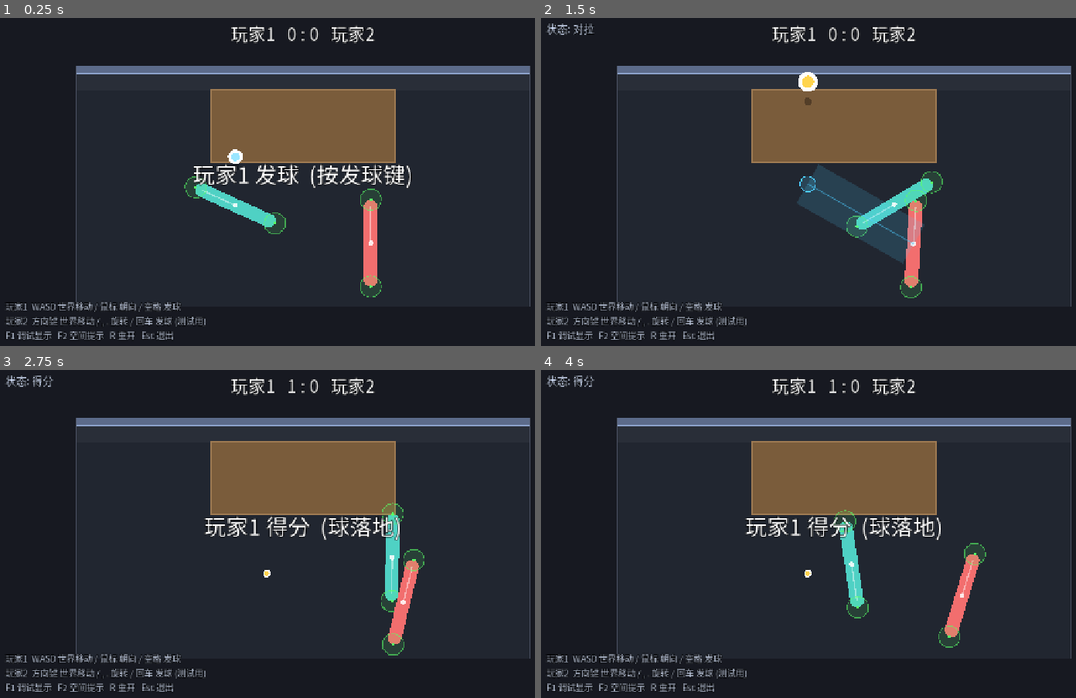
Above: before the commit, frames 1-4 (two rows, left to right).
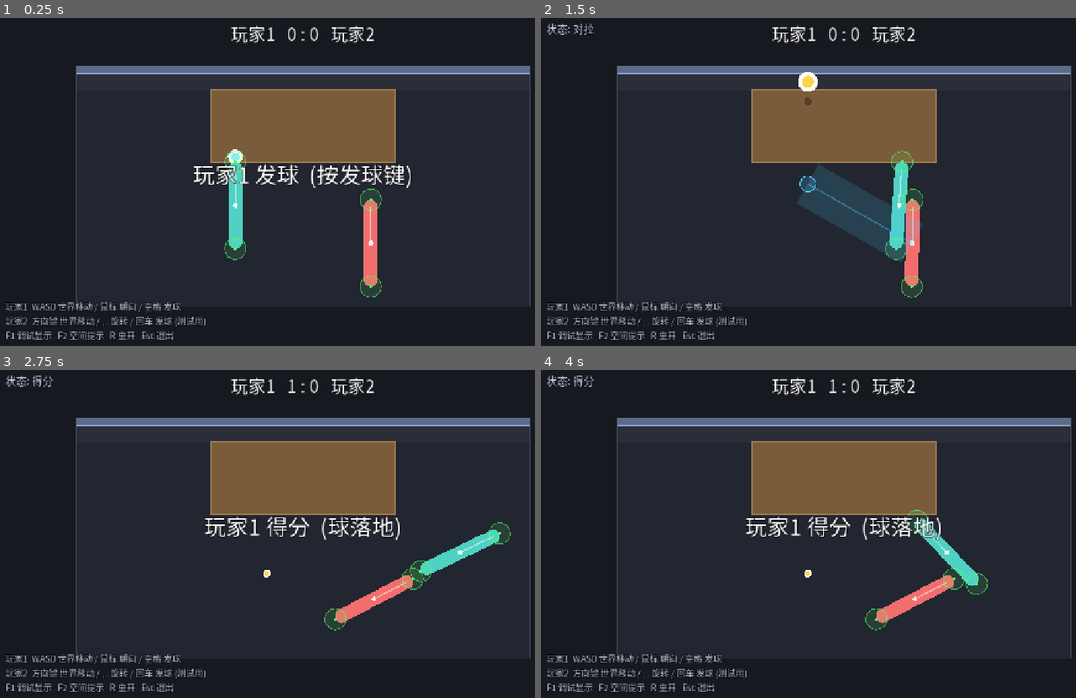
Above: after the commit, the same moments.

Repository: shuperidou/BMA-Arena
Game: Godot game, scene res://scenes/Main.tscn
Same seed, same stepped clock (60 frames per second), same inputs: the game is played once before the commit and once after it.
Inputs (mouse positions are in pixels of both pictures, inside the frame that each line leads up to):
- Up to frame 1 (0.25 s): no input
- Up to frame 2 (1.5 s): tap Enter at 0.5, 0.6 s; move the mouse to (979, 168) at 0.52 s; hold D 0.53-1.25 s; click (979, 168) at 0.67 s; tap Space at 0.77 s; drag from (722, 204) to (813, 254) at 1.27 s
- Up to frame 3 (2.75 s): move the mouse to (363, 461) at 2.02 s; hold D from 2.03 s (still down); tap Enter at 2.1 s; click (363, 461) at 2.17 s
- Up to frame 4 (4 s): release D at 2.75 s; drag from (813, 606) to (658, 484) at 2.77 s; move the mouse to (1027, 589) at 3.52 s; hold A from 3.53 s (still down); tap Enter at 3.6 s; click (1027, 589) at 3.67 s; tap Space at 3.77 s

The runs differ from the first frame. In frame 1, 1.5% of the frame differs, in the area x 34-54%, y 40-74%; in frame 2, 1.7%; in frame 3, 3.1%; in frame 4, 3.4%, in the area x 54-84%, y 42-85%.

Commit message:
control: remove auto-face-ball; orientation is fully manual (press-relative drag offset, holds on release)

Diff:
--- a/scripts/autoload/game_config.gd
+++ b/scripts/autoload/game_config.gd
@@ -33,14 +33,14 @@
 var move_accel: float = 3200.0         ## 速度变化最大加速度 (惯性/手感)
 
 # 旋转：鼠标给"目标角度"，角色带惯性逐渐追踪 (设计: 独立于移动)
-var max_angular_velocity: float = 80.0   ## rad/s 最大角速度
-var rotation_acceleration: float = 300.0 ## rad/s^2 角速度变化上限 (旋转惯性)
+var max_angular_velocity: float = 8.0   ## rad/s 最大角速度
+var rotation_acceleration: float = 30.0 ## rad/s^2 角速度变化上限 (旋转惯性)
 var rotation_response: float = 6.0      ## 角度误差 -> 目标角速度的响应增益
 var rotation_damping: float = 6.0       ## 无有效目标时的角速度衰减 (rad/s^2)
 
-# 鼠标左右拖动 = 相对"朝球方向"的角度偏移 (屏幕像素 -> 弧度)
-#   不拖 = 朝球；右拖 = 顺时针；左拖 = 逆时针；距离决定偏移大小；松开 = 回正。
-#   只用 mouse_drag.x；没有方向投影、没有角度累计。
+# 鼠标左右拖动 = 相对"按下鼠标时朝向"的角度偏移 (屏幕像素 -> 弧度)
+#   无任何自动朝球/自动校准；按住时基准=按下瞬间朝向；右拖=顺时针，左拖=逆时针；
+#   松开保持当前朝向。只用 mouse_drag.x；没有方向投影、没有角度累计。
 var aim_mouse_button: int = MOUSE_BUTTON_LEFT
 var mouse_rotation_sensitivity: float = 0.006  ## 每屏幕像素对应的弧度
 var max_mouse_angle_offset: float = 2.6        ## 角度偏移上限 (弧度)
--- a/scripts/player/input_scheme.gd
+++ b/scripts/player/input_scheme.gd
@@ -4,13 +4,13 @@
 ##
 ## 基础控制模型 (玩家1)：
 ##   移动 = 世界坐标 (WASD 永远对应屏幕上/下/左/右，与朝向无关)
-##   朝向 = 默认朝球；按住鼠标后，鼠标相对锚点的"水平"拖动直接产生角度偏移。
+##   朝向 = 纯手动。按住鼠标后，鼠标相对锚点的"水平"拖动产生角度偏移。
 ##
-## 朝向公式：
-##   ball_angle   = angle(球XY - 角色位置)
-##   angle_offset = clamp(水平拖动像素 * sensitivity, -max, +max)   (死区内为 0)
-##   target_rot   = ball_angle + angle_offset
-## 右拖 = 顺时针，左拖 = 逆时针 (固定映射，不随球/角色位置变化)。松开 -> offset=0。
+## 朝向公式 (无自动朝球)：
+##   base         = 按下鼠标瞬间的朝向
+##   angle_offset = clamp((水平拖动像素-死区) * sensitivity, -max, +max)  (死区内 0)
+##   target_rot   = base + angle_offset     (松开后保持)
+## 右拖 = 顺时针，左拖 = 逆时针 (固定映射，不随球/角色位置变化)。
 
 enum AimMode { MOUSE, KEYBOARD, NONE }
 
--- a/scripts/player/player_controller.gd
+++ b/scripts/player/player_controller.gd
@@ -17,10 +17,12 @@
 
 var hit_points: Array[HitPoint] = []
 var debug_aim_override: float = NAN  ## 测试用：非 NAN 时覆盖目标角度
-var debug_ball_angle: float = 0.0     ## 朝球方向 (目标角基准)
-var debug_angle_offset: float = 0.0   ## 鼠标拖动产生的角度偏移
+var debug_angle_offset: float = 0.0   ## 鼠标拖动产生的角度偏移 (相对按下基准)
 var debug_target_rotation: float = 0.0
 var debug_has_aim: bool = false
+var _aim_angle: float = 0.0           ## 持久目标朝向 (纯手动，无自动校准)
+var _aim_base: float = 0.0            ## 按下鼠标瞬间的基准朝向
+var _was_dragging: bool = false
 var _last_touch_time: float = -10.0
 var _body_color: Color = Color(0.31, 0.82, 0.77)
 
@@ -55,6 +57,7 @@
 		add_child(hp)
 		hit_points.append(hp)
 
+	_aim_angle = rotation
 	queue_redraw()
 
 func _integrate_forces(state: PhysicsDirectBodyState2D) -> void:
@@ -93,30 +96,29 @@
 	var accel: float = GameConfig.rotation_acceleration * step
 	if input_scheme.aim_mode == InputScheme.AimMode.MOUSE:
 		input_scheme.update_mouse(self)
-		var origin: Vector2 = state.transform.origin
 		var target: float
 		if not is_nan(debug_aim_override):
 			# 测试用：直接给目标角度
 			target = debug_aim_override
-			debug_ball_angle = target
+			_aim_angle = target
 			debug_angle_offset = 0.0
 			debug_has_aim = true
 		else:
-			# 基准 = 朝球 (只用球的 XY 投影，忽略高度 Z)
-			var ball_xy: Vector2 = ball.global_position if ball != null else origin + Vector2(0.0, -100.0)
-			var ball_dir: Vector2 = ball_xy - origin
-			var ball_angle: float = ball_dir.angle() if ball_dir.length() > 1.0 else state.transform.get_rotation()
-			# 鼠标水平拖动 -> 角度偏移 (不累积；死区内为 0)
+			# 纯手动朝向：按下瞬间的朝向为基准 + 鼠标水平拖动偏移；松开保持。
+			var dragging: bool = input_scheme.is_dragging()
+			if dragging and not _was_dragging:
+				_aim_base = _aim_angle
 			var angle_offset: float = 0.0
-			if input_scheme.is_dragging():
+			if dragging:
 				var dx: float = input_scheme.mouse_drag_screen_x(self)
 				var dead: float = GameConfig.mouse_drag_deadzone
 				if absf(dx) > dead:
 					var eff: float = dx - signf(dx) * dead  # 死区外平滑，无跳变
 					angle_offset = clampf(eff * GameConfig.mouse_rotation_sensitivity,
 						-GameConfig.max_mouse_angle_offset, GameConfig.max_mouse_angle_offset)
-			target = ball_angle + angle_offset
-			debug_ball_angle = ball_angle
+				_aim_angle = _aim_base + angle_offset
+			_was_dragging = dragging
+			target = _aim_angle
 			debug_angle_offset = angle_offset
 			debug_has_aim = true
 		debug_target_rotation = target
--- a/scripts/ui/debug_layer.gd
+++ b/scripts/ui/debug_layer.gd
@@ -77,11 +77,9 @@
 	var o: Vector2 = p1.global_position
 	var ball_xy: Vector2 = match_ref.ball.global_position
 	var length := 110.0
-	# 球的 XY 投影
+	# 球的 XY 投影 (仅参考)
 	draw_circle(ball_xy, 3.0, Color(1.0, 0.45, 0.9))
-	# 朝球方向线 (青)
-	draw_line(o, o + Vector2.RIGHT.rotated(p1.debug_ball_angle) * length, Color(0.3, 0.9, 1.0, 0.8), 2.0)
-	# 最终目标方向线 (品红)
+	# 目标方向线 (品红) —— 纯手动
 	draw_line(o, o + Vector2.RIGHT.rotated(p1.debug_target_rotation) * length, Color(1.0, 0.35, 0.85, 0.9), 2.0)
 	# 角色当前朝向 (绿)
 	draw_line(o, o + Vector2.RIGHT.rotated(p1.rotation) * length, Color(0.4, 1.0, 0.4, 0.85), 2.0)
@@ -94,8 +92,8 @@
 		draw_circle(anchor, 6.0, Color(0.5, 0.85, 1.0, 0.9))
 		draw_line(anchor, cur, Color(0.5, 0.85, 1.0, 0.6), 1.5)
 		draw_circle(cur, 4.0, Color(0.6, 0.95, 1.0))
-	var txt := "ball_ang=%.2f offset=%.2f target=%.2f rot=%.2f\ndrag=%s dx=%.0fpx" % [
-		p1.debug_ball_angle, p1.debug_angle_offset, p1.debug_target_rotation, p1.rotation,
+	var txt := "offset=%.2f target=%.2f rot=%.2f\ndrag=%s dx=%.0fpx" % [
+		p1.debug_angle_offset, p1.debug_target_rotation, p1.rotation,
 		str(sch.is_dragging()), dx_screen]
 	draw_string(font, o + Vector2(12, 20), txt, HORIZONTAL_ALIGNMENT_LEFT, -1, 13, Color(1.0, 0.7, 0.95, 0.95))
 
Not shown, changed: AGENTS.md
Not shown, changed: README.md
